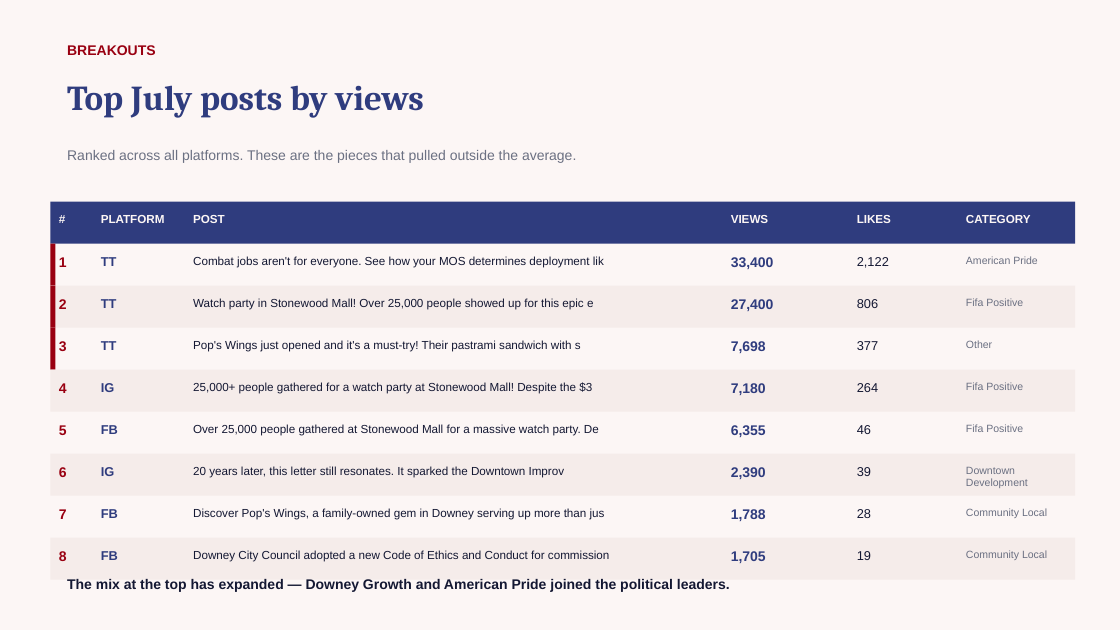
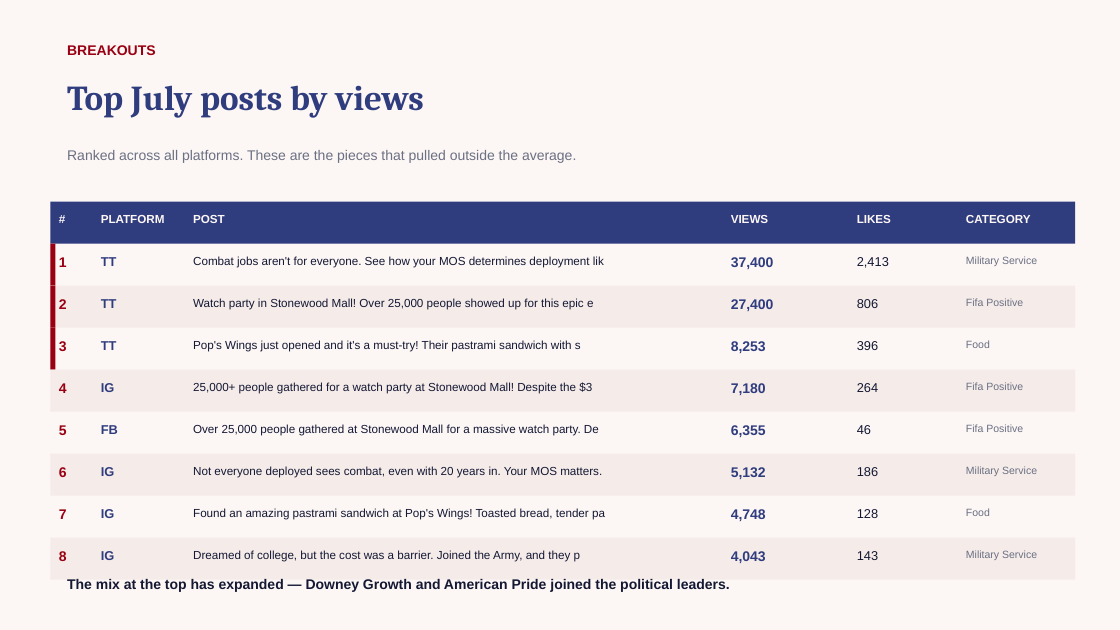
Before and after one commit to zvmmer/talking-downey-kpis, a slide deck: slide 5 of MONTHLY_REPORT_2026-07.pptx. Drawn at 1120x630 pixels with LibreOffice and Linux fonts; fonts in the diff are those of the drawing. Boxes give left, top, right and bottom in pixels: in the first picture for what was removed or moved away, otherwise in the second. Text is boxed around its words. In the diff, an @@ line names an element or a change of style, - is before the commit and + after.

```diff
--- a/MONTHLY_REPORT_2026-07.pptx
+++ b/MONTHLY_REPORT_2026-07.pptx
@@ text at (731, 257, 774, 269): text changed @@
-33,400
+37,400
@@ text at (857, 257, 889, 268): text changed @@
-2,122
+2,413
@@ text at (966, 256, 1037, 266): text changed @@
-American Pride
+Military Service
@@ text at (731, 341, 766, 353): text changed @@
-7,698
+8,253
@@ text at (857, 341, 878, 350): text changed @@
-377
+396
@@ text at (966, 340, 990, 348): text changed @@
-Other
+Food
@@ text at (193, 466, 602, 478): text changed @@
-20 years later, this letter still resonates. It sparked the Downtown Improv
+Not everyone deployed sees combat, even with 20 years in. Your MOS matters.
@@ text at (731, 467, 766, 479): text changed @@
-2,390
+5,132
@@ text at (857, 467, 878, 476): text changed @@
-39
+186
@@ text at (966, 466, 1037, 476): text changed @@
-Downtown Development
+Military Service
@@ text at (101, 509, 115, 518): text changed @@
-FB
+IG
@@ text at (193, 508, 605, 520): text changed @@
-Discover Pop's Wings, a family-owned gem in Downey serving up more than jus
+Found an amazing pastrami sandwich at Pop's Wings! Toasted bread, tender pa
@@ text at (731, 509, 766, 521): text changed @@
-1,788
+4,748
@@ text at (857, 509, 878, 518): text changed @@
-28
+128
@@ text at (966, 508, 990, 516): text changed @@
-Community Local
+Food
@@ text at (101, 551, 115, 560): text changed @@
-FB
+IG
@@ text at (193, 550, 580, 562): text changed @@
-Downey City Council adopted a new Code of Ethics and Conduct for commission
+Dreamed of college, but the cost was a barrier. Joined the Army, and they p
@@ text at (731, 551, 766, 563): text changed @@
-1,705
+4,043
@@ text at (857, 551, 878, 560): text changed @@
-19
+143
@@ text at (966, 550, 1037, 560): text changed @@
-Community Local
+Military Service
```
Also in this commit, not shown: 5 other slides changed, 12 other files.
